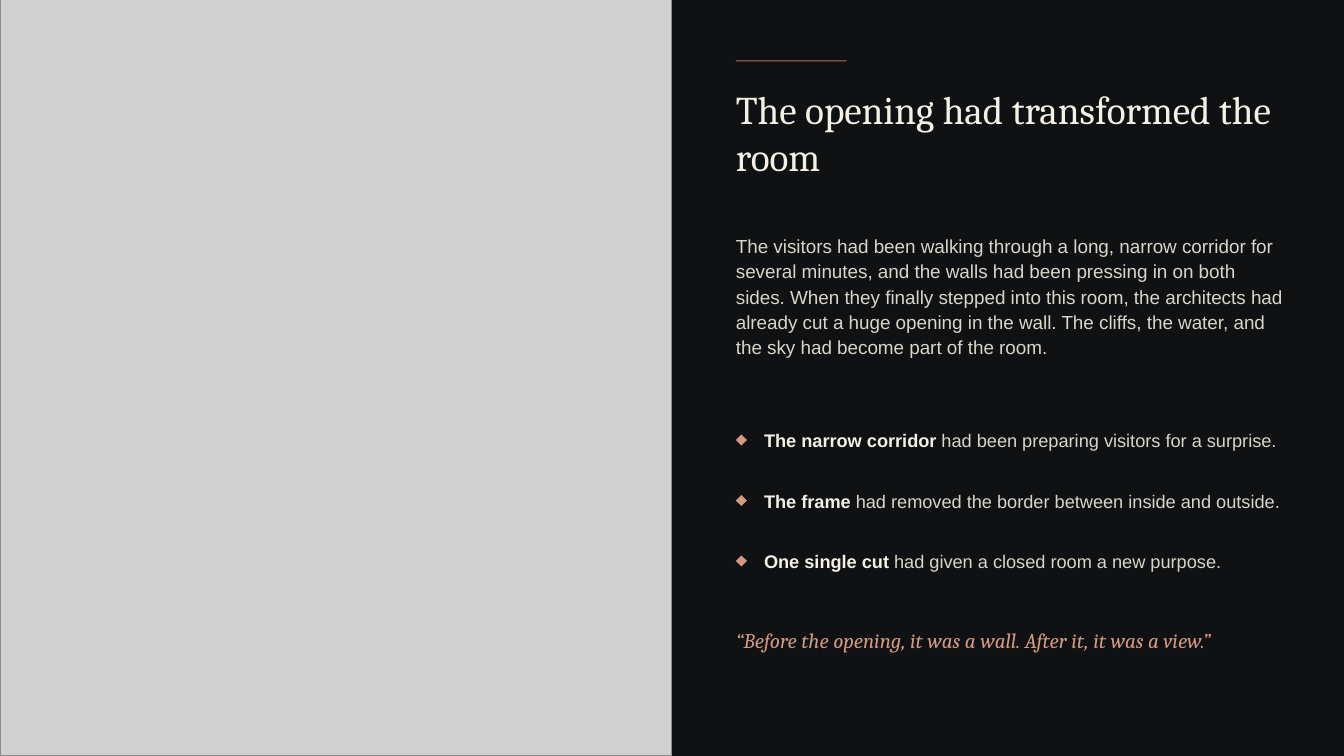
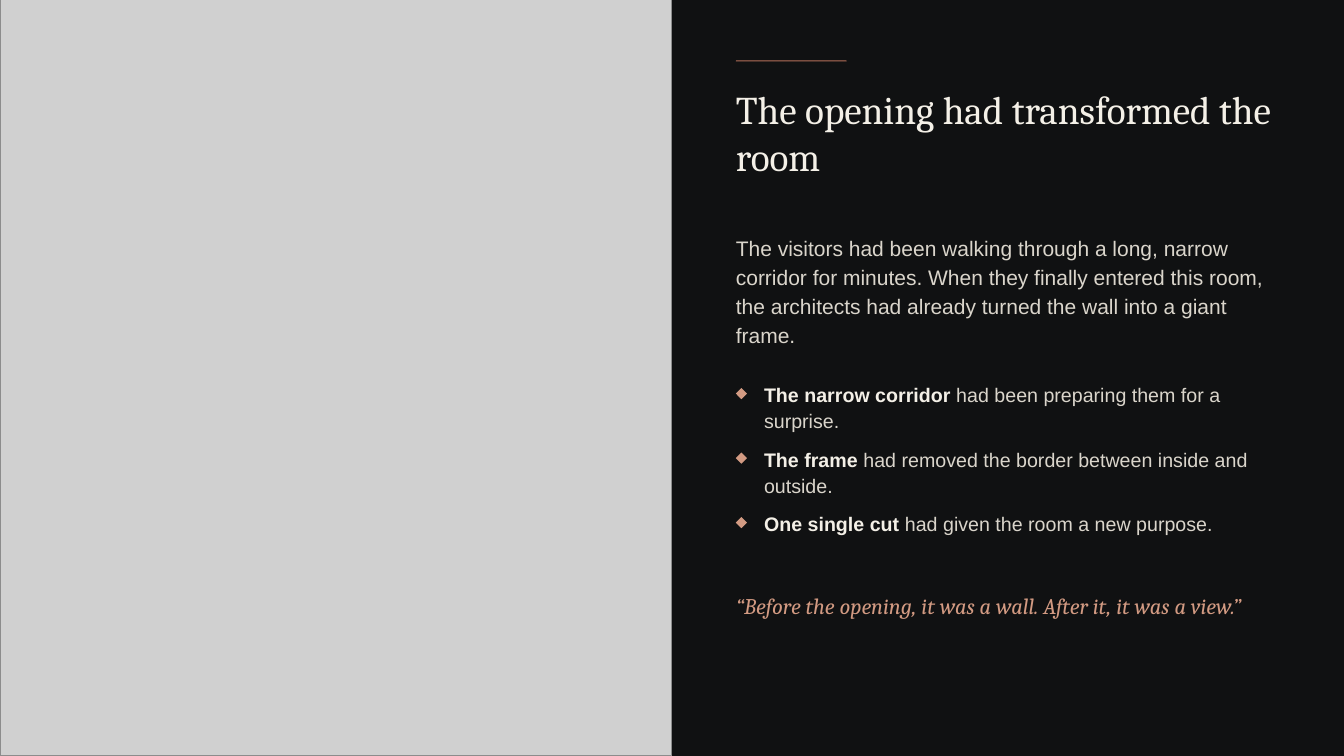
Before and after one commit to s2512013660-art/Akli, a slide deck: slide 7 of presentation-kit/empty-space-topic/The-Architecture-of-Empty-Space_Final.pptx. Drawn at 1344x756 pixels with LibreOffice and Linux fonts; fonts in the diff are those of the drawing; grey boxes stand for pictures; background and template pictures are left out. Boxes give left, top, right and bottom in pixels: in the first picture for what was removed or moved away, otherwise in the second. Text is boxed around its words. In the diff, an @@ line names an element or a change of style, - is before the commit and + after.

```diff
--- a/presentation-kit/empty-space-topic/The-Architecture-of-Empty-Space_Final.pptx
+++ b/presentation-kit/empty-space-topic/The-Architecture-of-Empty-Space_Final.pptx
@@ text at [736,240,1263,343]: text changed; size 13.5 to 15 pt @@
-The visitors had been walking through a long, narrow corridor for several minutes, and the walls had been pressing in on both sides. When they finally stepped into this room, the architects had already cut a huge opening in the wall. The cliffs, the water, and the sky had become part of the room.
+The visitors had been walking through a long, narrow corridor for minutes. When they finally entered this room, the architects had already turned the wall into a giant frame.
@@ diamond: place and size @@
-diamond at [736,435,747,446]
+diamond at [736,388,747,399]
@@ text at [764,387,1220,432]: text changed; size 13 to 14 pt @@
-The narrow corridor had been preparing visitors for a surprise.
+The narrow corridor had been preparing them for a surprise.
@@ text "The frame had removed the ..." at [764,452,1248,493]: size 13 to 14 pt @@
@@ 2 diamonds, 1 text: place and size @@
-2 diamonds, 1 text at [736,494,1280,567]
+2 diamonds, 1 text at [736,452,1248,528]
@@ text at [764,516,1212,535]: text changed; size 13 to 14 pt @@
-One single cut had given a closed room a new purpose.
+One single cut had given the room a new purpose.
@@ text "“Before the opening, it was ...": place and size @@
-text "“Before the opening, it was ..." at [736,633,1210,653]
+text "“Before the opening, it was ..." at [736,598,1242,619]
@@ text "“Before the opening, it was ..." at [736,598,1242,619]: size 15 to 16 pt @@
```
Also in this commit, not shown: 6 other slides changed, 2 other files.
